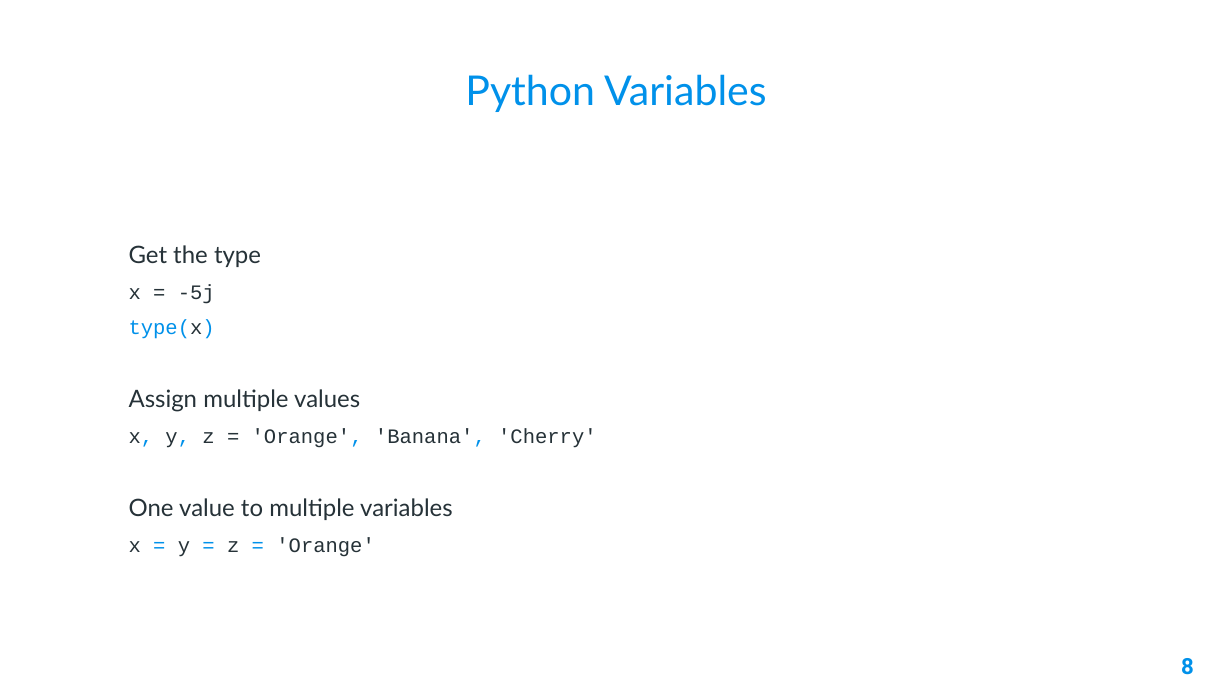
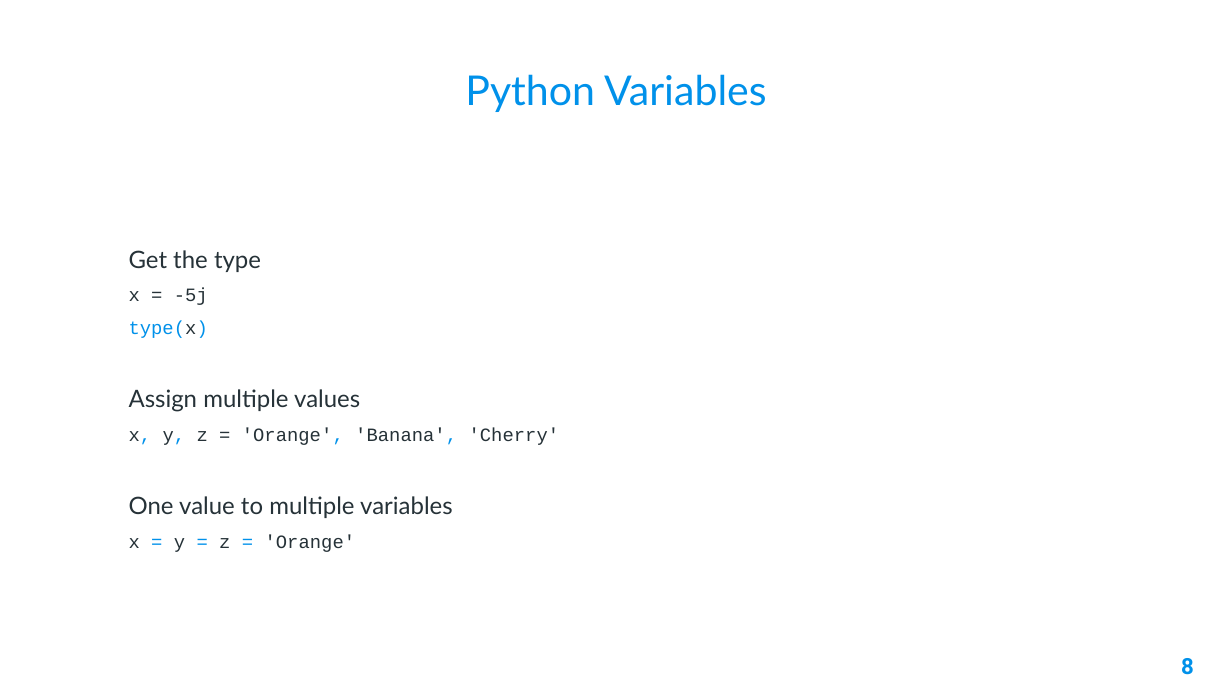
Before and after one commit to AleeRezaa/learn-python, a slide deck: slide 8 of Python.pptx. Drawn at 1232x693 pixels with LibreOffice and Linux fonts; fonts in the diff are those of the drawing; background and template pictures are left out. Boxes give left, top, right and bottom in pixels: in the first picture for what was removed or moved away, otherwise in the second. Text is boxed around its words. In the diff, an @@ line names an element or a change of style, - is before the commit and + after.

```diff
--- a/Python.pptx
+++ b/Python.pptx
@@ text at [129,288,560,552]: size 12 to 11 pt in "x = -5j", "type(x)", "x, y, z = 'Orange', 'Banana', 'Cherry'", "x = y = z = 'Orange'" @@
```
Also in this commit, not shown: 16 other slides changed, 3 slides added.
